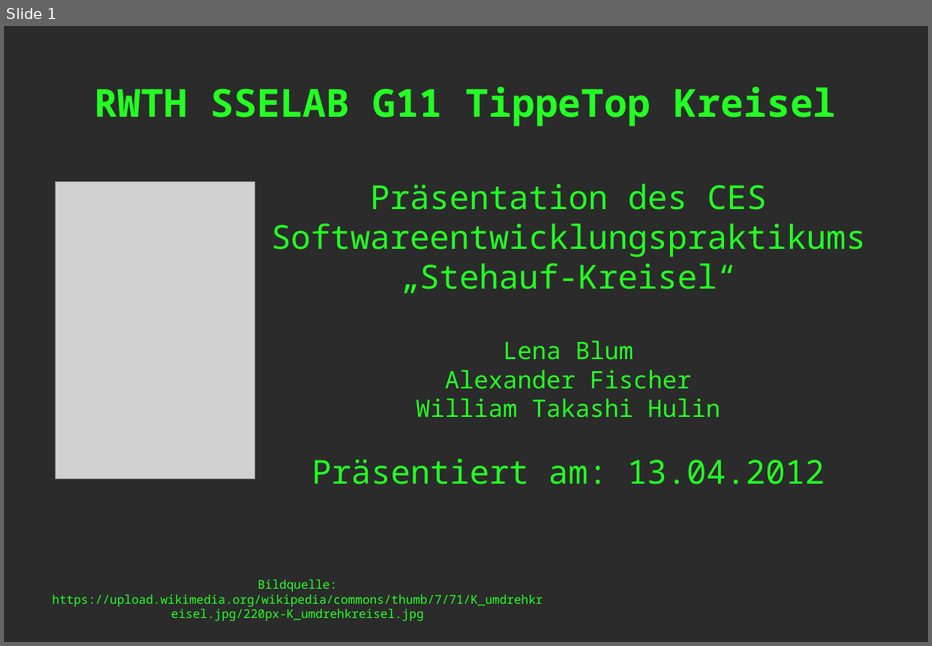
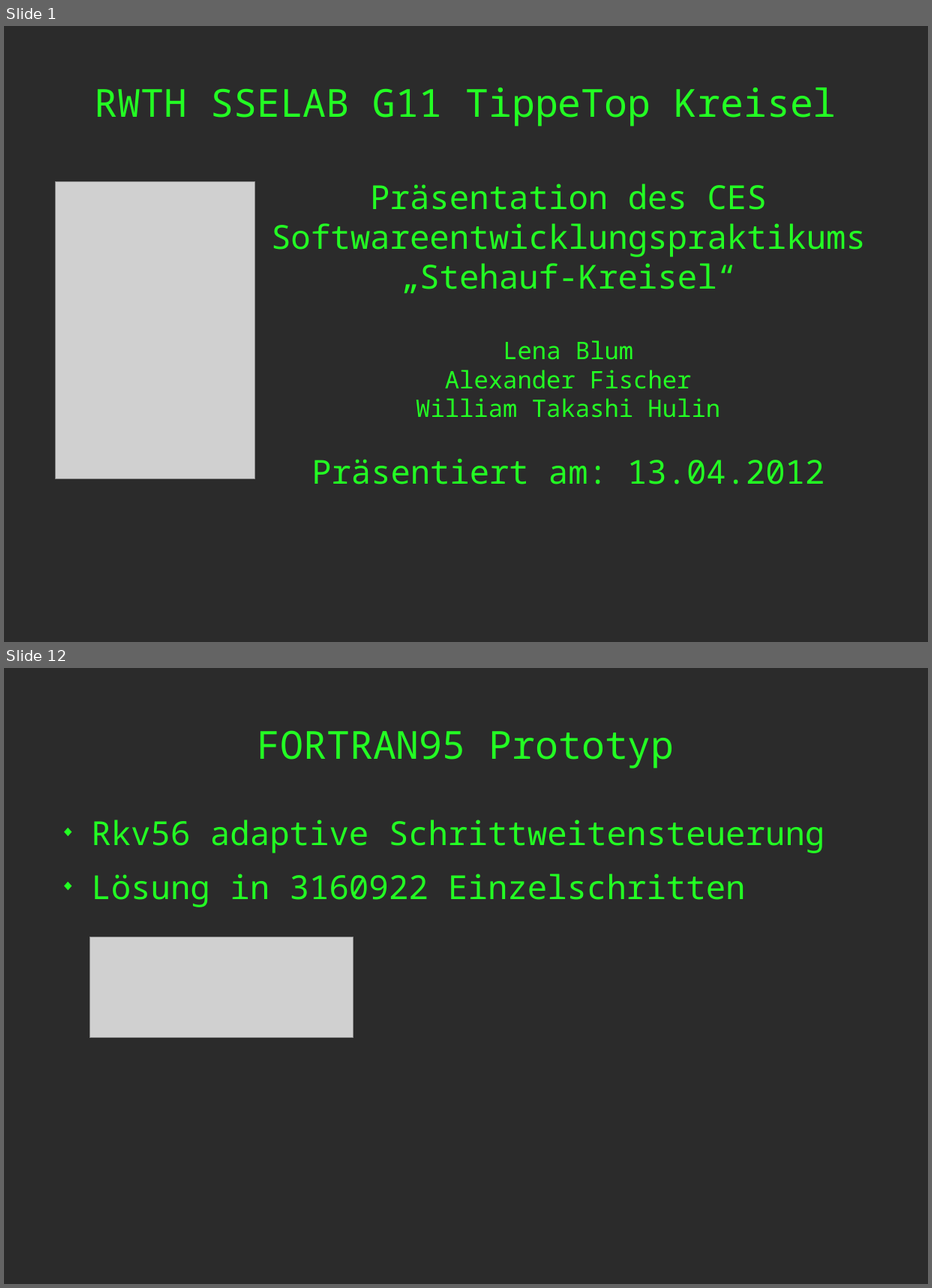
Before and after one commit to masterjava1/rwthsselabws2011g11, a slide deck: branches/doc/sselab_lena_praesentation.odp. Shown one above the other, each under a label of ours: slide 1 before the commit, slides 1 and 12 after it; the slides between them are not shown. The pictures are 932x646 and 932x1288 pixels, drawn with LibreOffice and Linux fonts; fonts in the diff are those of the drawing; grey boxes stand for pictures; background and template pictures are left out; a plain dark background stands for a picture behind light text. Boxes give left, top, right and bottom in pixels: in the first picture for what was removed or moved away, otherwise in the second. Text is boxed around its words. In the diff, an @@ line names an element or a change of style, - is before the commit and + after.

```diff
--- a/branches/doc/sselab_lena_praesentation.odp
+++ b/branches/doc/sselab_lena_praesentation.odp
@@ slide 12 added at bbox=[4, 668, 928, 1284], background picture (left out) @@
@@ title added at bbox=[257, 730, 674, 768], 32 pt, text #23FF23 @@
+FORTRAN95 Prototyp
@@ text added at bbox=[91, 820, 825, 907], 27.4 pt, text #23FF23 @@
+◆ Rkv56 adaptive Schrittweitensteuerung
+◆ Lösung in 3160922 Einzelschritten
@@ picture added at bbox=[90, 937, 354, 1038] @@
@@ slide 1 changed as well @@
@@ title "RWTH SSELAB G11 TippeTop Kreisel" at bbox=[95, 88, 836, 126]: bold off @@
@@ text removed at bbox=[52, 579, 542, 621] @@
-Bildquelle: https://upload.wikimedia.org/wikipedia/commons/thumb/7/71/K_umdrehkreisel.jpg/220px-K_umdrehkreisel.jpg
```
Also in this commit, not shown: 2 other slides changed, 16 other slides added, 6 slides removed.
